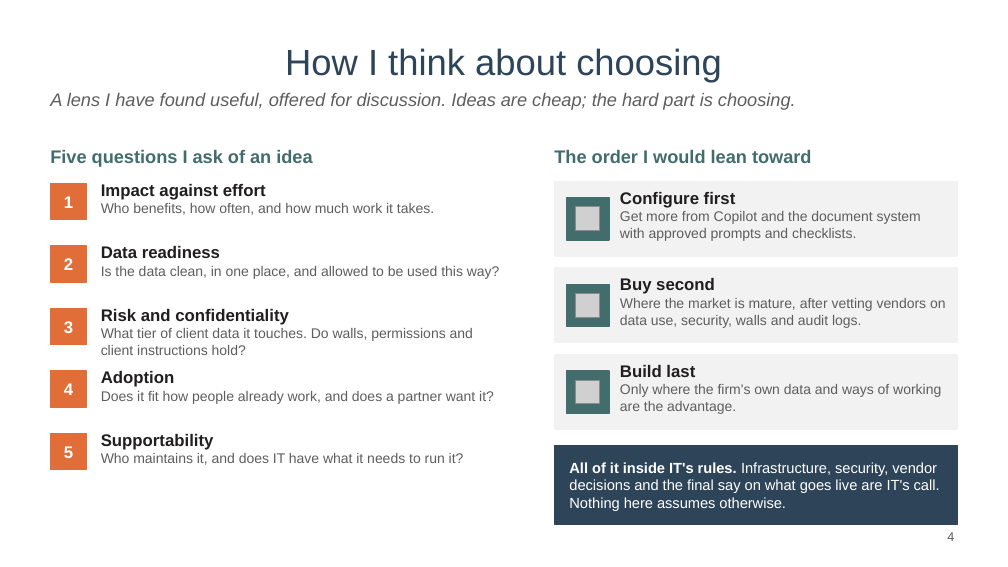
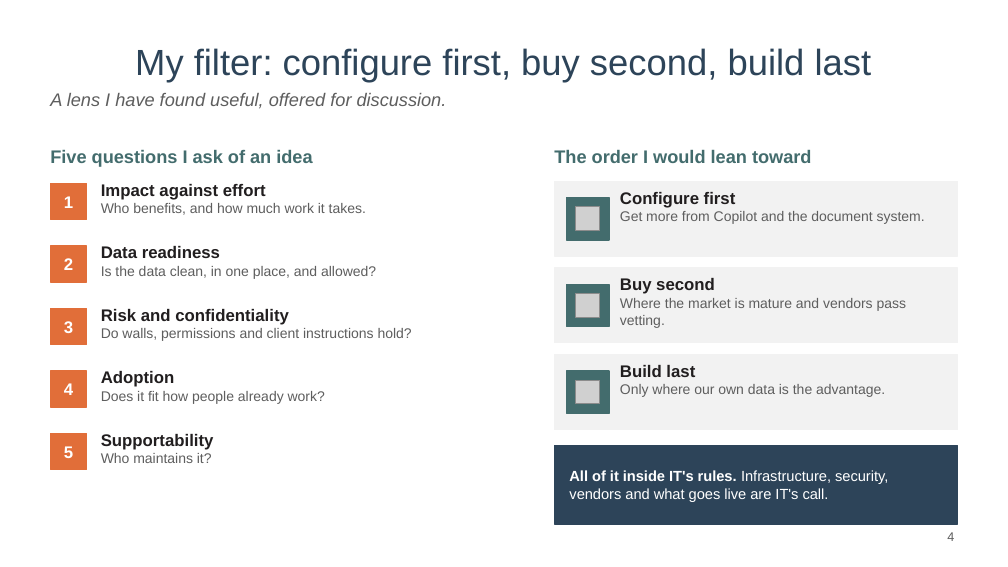
Before and after one commit to mylesparslow-collab/legal-portfolio, a slide deck: slide 4 of downloads/AI-ideas-Myles-Parslow.pptx. Drawn at 1008x567 pixels with LibreOffice and Linux fonts; fonts in the diff are those of the drawing; grey boxes stand for pictures. Boxes give left, top, right and bottom in pixels: in the first picture for what was removed or moved away, otherwise in the second. Text is boxed around its words. In the diff, an @@ line names an element or a change of style, - is before the commit and + after.

```diff
--- a/downloads/AI-ideas-Myles-Parslow.pptx
+++ b/downloads/AI-ideas-Myles-Parslow.pptx
@@ title at bbox=[135, 48, 872, 82]: text changed @@
-How I think about choosing
+My filter: configure first, buy second, build last
@@ text at bbox=[50, 93, 447, 109]: text changed @@
-A lens I have found useful, offered for discussion. Ideas are cheap; the hard part is choosing.
+A lens I have found useful, offered for discussion.
@@ text at bbox=[101, 203, 366, 215]: text changed @@
-Who benefits, how often, and how much work it takes.
+Who benefits, and how much work it takes.
@@ text at bbox=[620, 211, 925, 224]: text changed @@
-Get more from Copilot and the document system with approved prompts and checklists.
+Get more from Copilot and the document system.
@@ text at bbox=[101, 266, 376, 279]: text changed @@
-Is the data clean, in one place, and allowed to be used this way?
+Is the data clean, in one place, and allowed?
@@ text at bbox=[620, 298, 906, 328]: text changed @@
-Where the market is mature, after vetting vendors on data use, security, walls and audit logs.
+Where the market is mature and vendors pass vetting.
@@ text at bbox=[101, 328, 412, 341]: text changed @@
-What tier of client data it touches. Do walls, permissions and client instructions hold?
+Do walls, permissions and client instructions hold?
@@ text at bbox=[620, 384, 885, 397]: text changed @@
-Only where the firm's own data and ways of working are the advantage.
+Only where our own data is the advantage.
@@ text at bbox=[101, 391, 325, 404]: text changed @@
-Does it fit how people already work, and does a partner want it?
+Does it fit how people already work?
@@ text at bbox=[101, 453, 212, 463]: text changed @@
-Who maintains it, and does IT have what it needs to run it?
+Who maintains it?
@@ text at bbox=[569, 470, 888, 502]: text changed @@
-All of it inside IT's rules. Infrastructure, security, vendor decisions and the final say on what goes live are IT's call. Nothing here assumes otherwise.
+All of it inside IT's rules. Infrastructure, security, vendors and what goes live are IT's call.
```
Also in this commit, not shown: 4 other slides changed, 2 other files.
